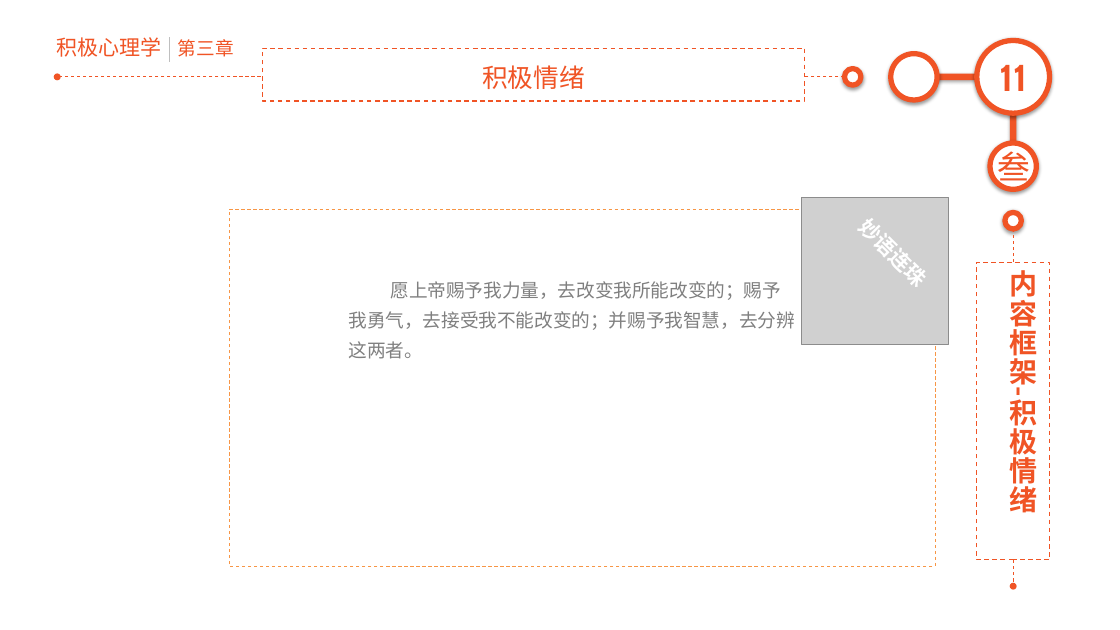
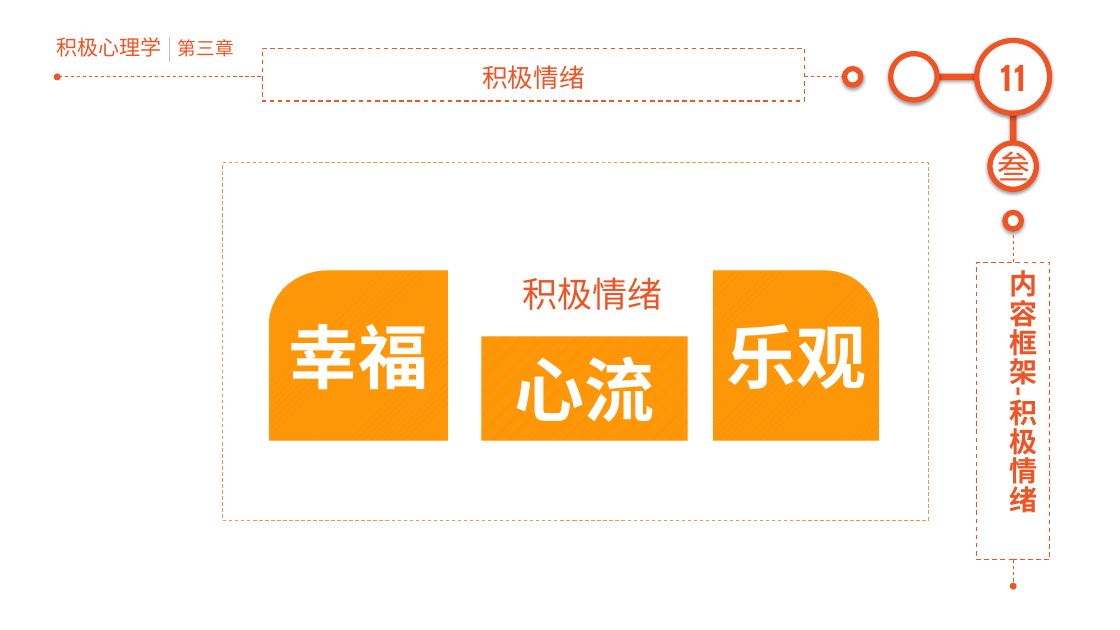
Before and after one commit to junstudys/positive-psychology, a slide deck: slide 11 of 积极心理学探索.pptx. Drawn at 1120x630 pixels with LibreOffice and Linux fonts; fonts in the diff are those of the drawing; grey boxes stand for pictures. Boxes give left, top, right and bottom in pixels: in the first picture for what was removed or moved away, otherwise in the second. Text is boxed around its words. In the diff, an @@ line names an element or a change of style, - is before the commit and + after.

```diff
--- a/积极心理学探索.pptx
+++ b/积极心理学探索.pptx
@@ rectangle: place and size @@
-rectangle at (229,209,935,566)
+rectangle at (223,163,928,520)
@@ picture removed at (802,197,949,344) @@
@@ text removed at (858,218,917,279) @@
-妙语连珠
@@ freeform shape added at (269,271,449,441), fill pattern #FFA62F on #FF9300, 60 pt, text #FFFFFF, bold @@
+幸福
@@ text removed at (348,281,794,359) @@
-愿上帝赐予我力量，去改变我所能改变的；赐予我勇气，去接受我不能改变的；并赐予我智慧，去分辨这两者。
@@ text added at (522,277,662,310), 30 pt, text #F05425 @@
+积极情绪
@@ freeform shape added at (712,271,879,441), fill pattern #FFA62F on #FF9300, 60 pt, text #FFFFFF, bold @@
+乐观
@@ rectangle added at (481,336,687,440), fill pattern #FFA62F on #FF9300, 60 pt, text #FFFFFF, bold @@
+心流
```
Also in this commit, not shown: 1 other slide changed, 1 other file.
